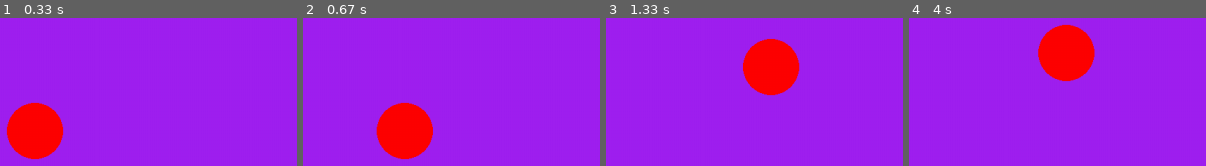
Above: before the commit, frames 1-4 (left to right).
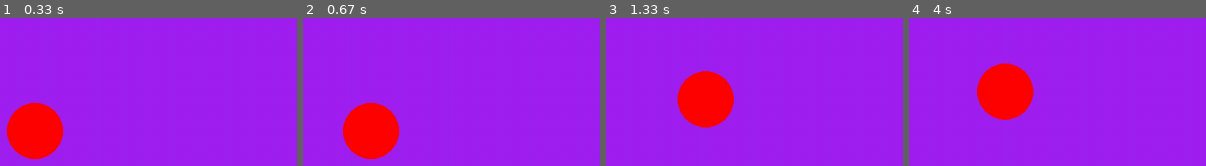
Above: after the commit, the same moments.

Repository: AKETSU-main/-PyGame
Game: pygame game, started from pg091224/main.py
Two runs of this game, one before a commit and one after it. Both use one fixed random seed, a clock stepped at 60 frames per second and the inputs below.
Inputs:
- Up to frame 1 (0.33 s): no input
- Up to frame 2 (0.67 s): hold D from 0.33 s (still down)
- Up to frame 3 (1.33 s): release D at 0.8 s; hold W 0.83-1.13 s; hold D from 1.17 s (still down)
- Up to frame 4 (4 s): release D at 1.63 s; hold A 1.67-2.2 s; hold S 2.23-2.53 s; hold A 2.57-2.97 s; hold W 3-3.37 s; hold D from 3.4 s (still down)

Frame 1 is identical in both runs. In frame 2, 8.4% of the frame differs, in the area x 13-44%, y 56-96%; in frame 3, 12%; in frame 4, 12%, in the area x 22-63%, y 4-69%.

Commit message:
создан шаблон для игры

Diff:
--- a/pg091224/main.py
+++ b/pg091224/main.py
@@ -2,42 +2,46 @@
 import pygame
 
 # pygame setup
-pygame.init()
-screen = pygame.display.set_mode((1280, 720))
-clock = pygame.time.Clock()
-running = True
-dt = 0
+if __name__ == '__main__':
+    pygame.init()
+    size = width, height = 1280, 720
+    screen = pygame.display.set_mode(size)
+    clock = pygame.time.Clock()
+    running = True
+    speed = 150
+    dt = 0
+    fps = 60
 
-player_pos = pygame.Vector2(screen.get_width() / 2, screen.get_height() / 2)
+    player_pos = pygame.Vector2(screen.get_width() / 2, screen.get_height() / 2)
 
-while running:
-    # poll for events
-    # pygame.QUIT event means the user clicked X to close your window
-    for event in pygame.event.get():
-        if event.type == pygame.QUIT:
-            running = False
+    while running:
+        # poll for events
+        # pygame.QUIT event means the user clicked X to close your window
+        for event in pygame.event.get():
+            if event.type == pygame.QUIT:
+                running = False
 
-    # fill the screen with a color to wipe away anything from last frame
-    screen.fill("purple")
+        # fill the screen with a color to wipe away anything from last frame
+        screen.fill("purple")
 
-    pygame.draw.circle(screen, "red", player_pos, 40)
+        pygame.draw.circle(screen, "red", player_pos, 40)
 
-    keys = pygame.key.get_pressed()
-    if keys[pygame.K_w]:
-        player_pos.y -= 300 * dt
-    if keys[pygame.K_s]:
-        player_pos.y += 300 * dt
-    if keys[pygame.K_a]:
-        player_pos.x -= 300 * dt
-    if keys[pygame.K_d]:
-        player_pos.x += 300 * dt
+        keys = pygame.key.get_pressed()
+        if keys[pygame.K_w]:
+            player_pos.y -= speed * dt
+        if keys[pygame.K_s]:
+            player_pos.y += speed * dt
+        if keys[pygame.K_a]:
+            player_pos.x -= speed * dt
+        if keys[pygame.K_d]:
+            player_pos.x += speed * dt
 
-    # flip() the display to put your work on screen
-    pygame.display.flip()
+        # flip() the display to put your work on screen
+        pygame.display.flip()
 
-    # limits FPS to 60
-    # dt is delta time in seconds since last frame, used for framerate-
-    # independent physics.
-    dt = clock.tick(60) / 1000
+        # limits FPS to 60
+        # dt is delta time in seconds since last frame, used for framerate-
+        # independent physics.
+        dt = clock.tick(fps) / 1000
 
-pygame.quit()
+    pygame.quit()
